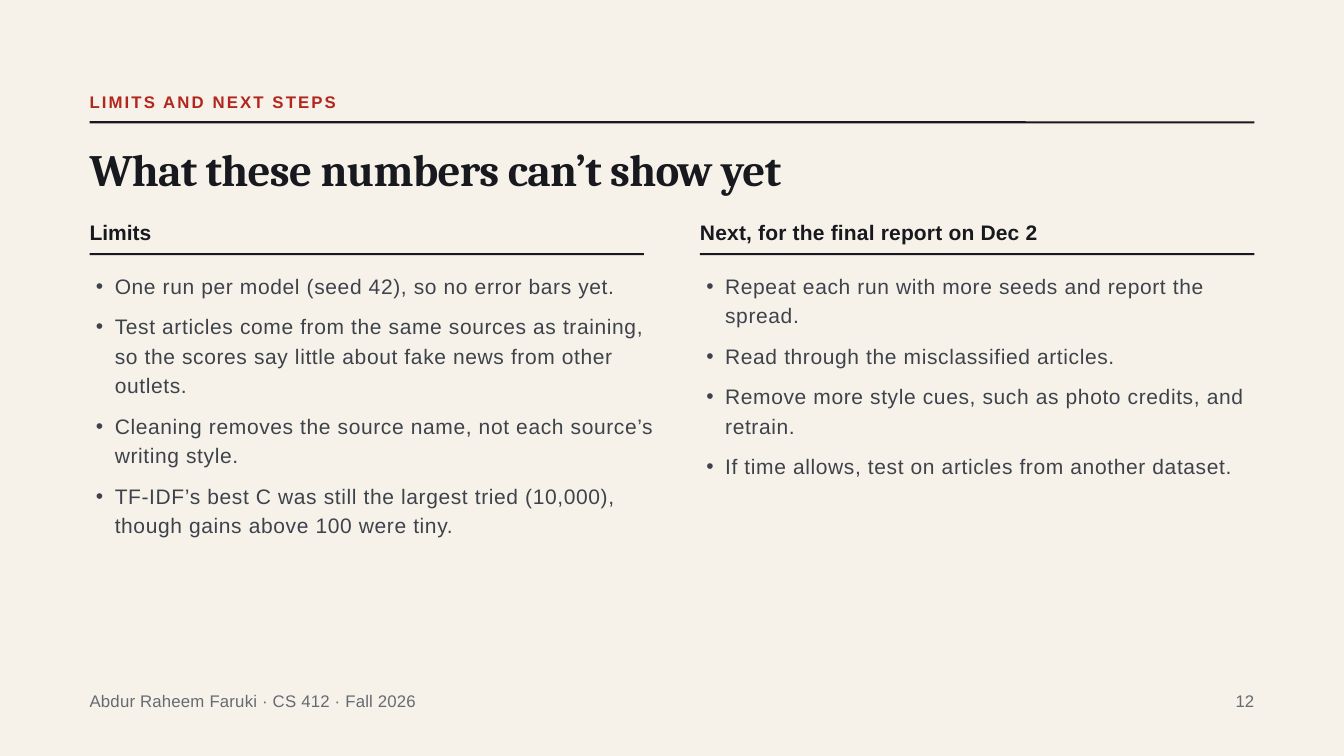
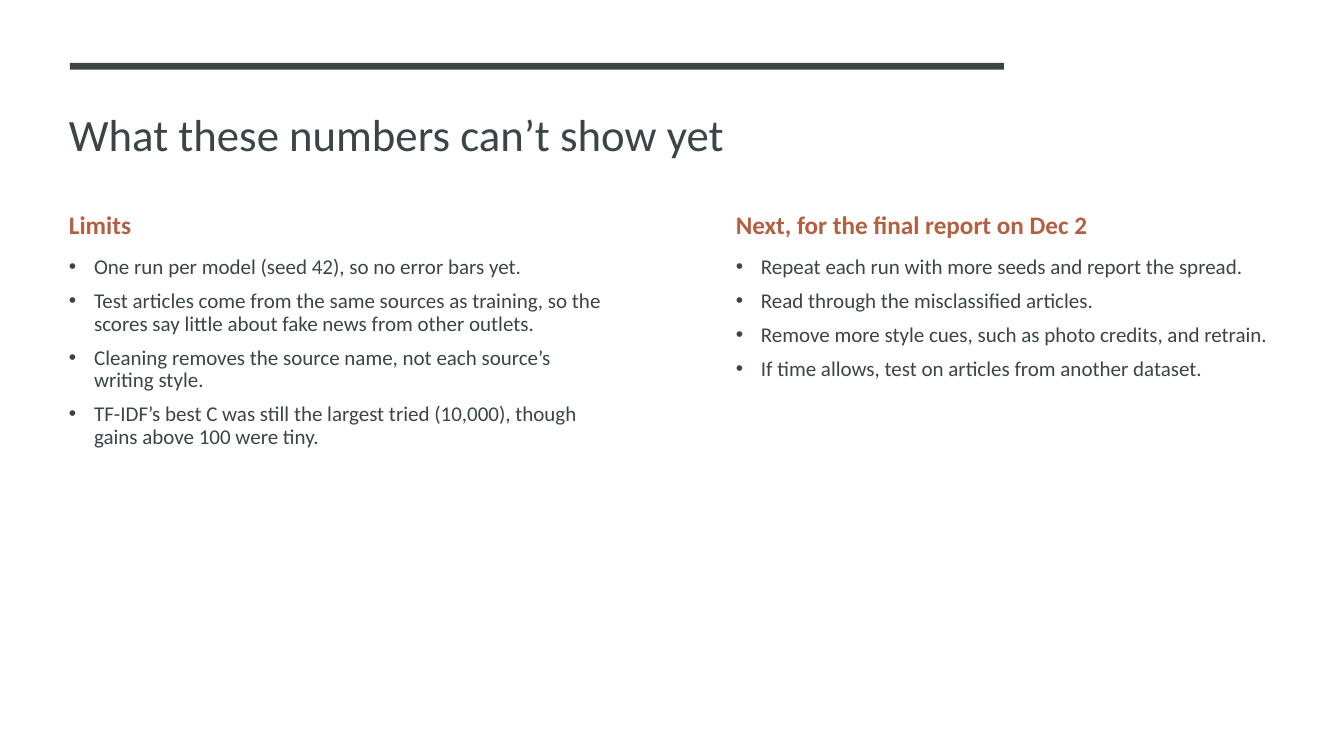
Before and after one commit to Abrafar/cs412-fake-news-detectio, a slide deck: slide 12 of presentation/CS412_Final_Presentation_Faruki.pptx. Drawn at 1344x756 pixels with LibreOffice and Linux fonts; fonts in the diff are those of the drawing. Boxes give left, top, right and bottom in pixels: in the first picture for what was removed or moved away, otherwise in the second. Text is boxed around its words. In the diff, an @@ line names an element or a change of style, - is before the commit and + after.

```diff
--- a/presentation/CS412_Final_Presentation_Faruki.pptx
+++ b/presentation/CS412_Final_Presentation_Faruki.pptx
@@ background #F6F2E9 to #FFFFFF @@
@@ rectangle added at bbox=[70, 63, 1004, 70], fill #3B4546 @@
@@ rectangle added at bbox=[1004, 63, 1344, 70], fill #FFFFFF @@
@@ title "What these numbers can’t show ...": place and size @@
-title "What these numbers can’t show ..." at bbox=[90, 154, 781, 196]
+title "What these numbers can’t show ..." at bbox=[69, 119, 724, 159]
@@ title "What these numbers can’t show ..." at bbox=[69, 119, 724, 159]: font Cambria to Calibri, text colour #17191E to #3B4546, letter spacing -0.5 to 0 pt, bold off; line spacing 35.2pt to 0.8 @@
@@ text removed at bbox=[90, 96, 335, 108] @@
-LIMITS AND NEXT STEPS
@@ line removed from (90, 122) to (1254, 122) @@
@@ text "Limits": place and size @@
-text "Limits" at bbox=[115, 278, 653, 538]
+text "Limits" at bbox=[69, 216, 600, 448]
@@ text "Next, for the final report ...": place and size @@
-text "Next, for the final report ..." at bbox=[725, 278, 1243, 477]
+text "Next, for the final report ..." at bbox=[736, 216, 1266, 379]
@@ text at bbox=[69, 216, 131, 234]: paragraph added @@
+Limits
@@ text removed at bbox=[90, 224, 152, 241] @@
-Limits
@@ text removed at bbox=[700, 224, 1038, 244] @@
-Next, for the final report on Dec 2
@@ text at bbox=[736, 216, 1087, 238]: paragraph added @@
+Next, for the final report on Dec 2
@@ line removed from (90, 254) to (644, 254) @@
@@ text at bbox=[94, 259, 600, 448]: font Arial to Calibri, text colour #3E434B to #3B4546, letter spacing 0.5 to 0 pt; indent changed; line spacing 21pt to 0.9; more space between paragraphs @@
@@ line removed from (700, 254) to (1254, 254) @@
@@ text at bbox=[761, 259, 1266, 379]: font Arial to Calibri, text colour #3E434B to #3B4546, letter spacing 0.5 to 0 pt in "Repeat each run with more seeds and ...", "Read through the misclassified articles.", "Remove more style cues, such as photo ...", "If time allows, test on articles from ..."; indent changed; line spacing 21pt to 0.9; more space between paragraphs @@
@@ text removed at bbox=[90, 695, 416, 707] @@
-Abdur Raheem Faruki · CS 412 · Fall 2026
@@ text removed at bbox=[1236, 695, 1255, 707] @@
-12
```
Also in this commit, not shown: 14 other slides changed, 1 other file.
